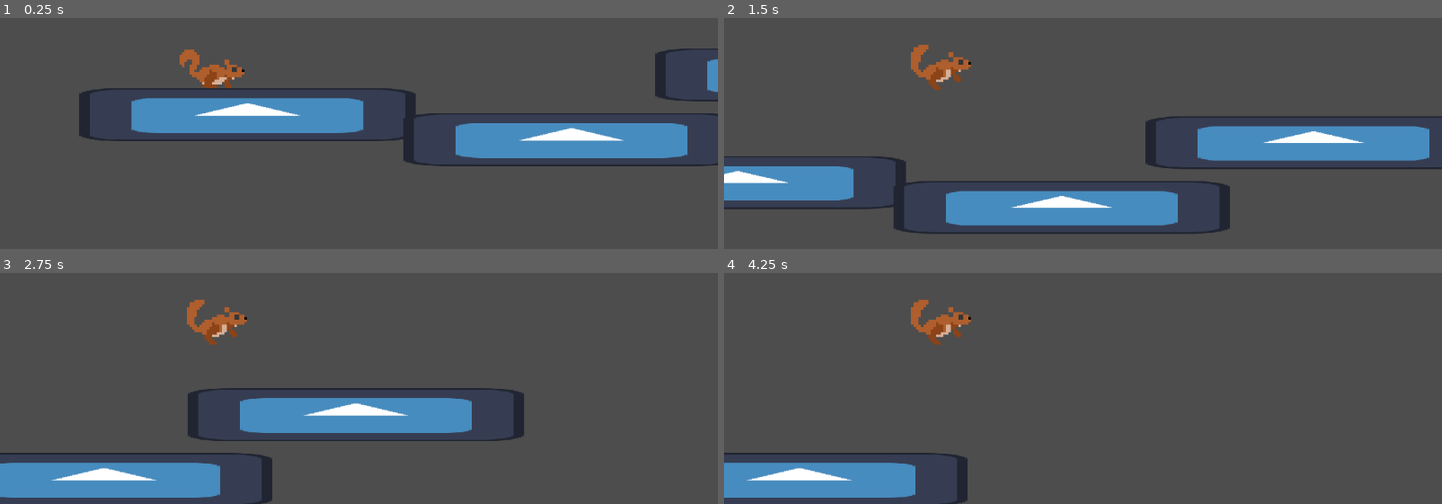
Above: before the commit, frames 1-4 (two rows, left to right).
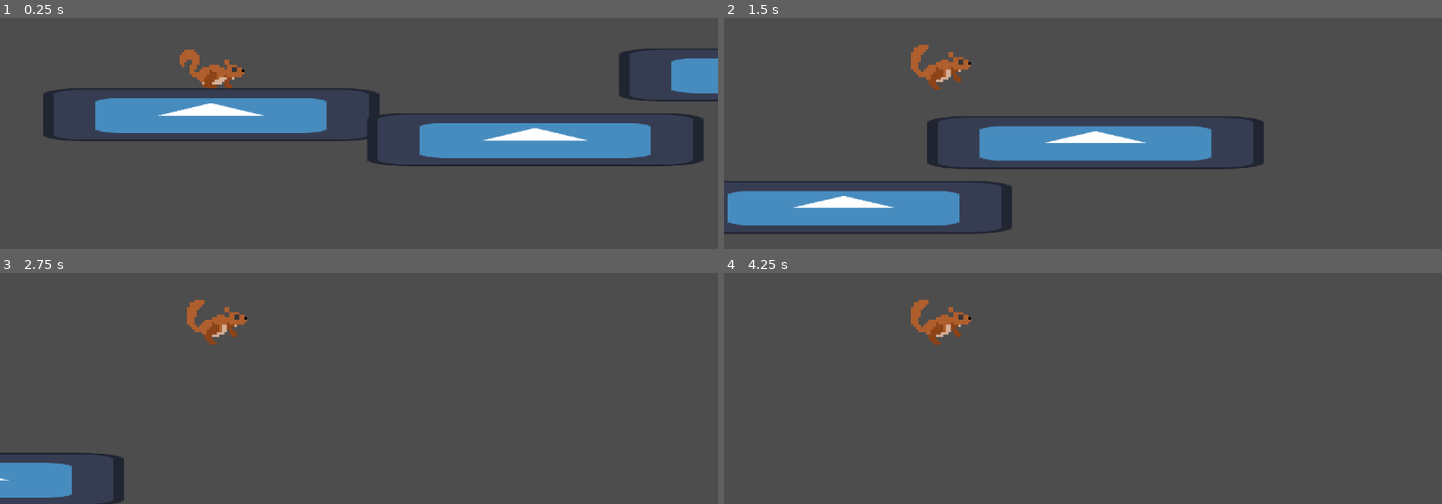
Above: after the commit, the same moments.

Repository: JuJuz1/Glide-the-fire
Game: Godot game, scene res://scenes/World.tscn
Same seed, same stepped clock (60 frames per second), same inputs: the game is played once before the commit and once after it. The engine's default icon, where the game draws it, is replaced by a stand-in: a white triangle on a blue panel in a dark square.
Inputs:
- Up to frame 1 (0.25 s): no input
- Up to frame 2 (1.5 s): hold Space (interact) 0.53-1.28 s; tap Space (interact) at 1.35 s
- Up to frame 3 (2.75 s): hold Space (interact) from 2.03 s (still down)
- Up to frame 4 (4.25 s): release Space (interact) at 2.78 s; tap Space (interact) at 2.85 s; hold Space (interact) from 3.53 s (still down)

The runs differ from the first frame. In frame 1, 8.0% of the frame differs, in the area x 6-100%, y 13-65%; in frame 2, 23%, in the area x 0-100%, y 42-94%; in frame 3, 10%; in frame 4, 4.7%.

Commit message:
Cleaning player script

Diff:
--- a/scripts/player.gd
+++ b/scripts/player.gd
@@ -1,7 +1,7 @@
 extends CharacterBody2D
 
 ## Speed
-const SPEED = 75.0
+const SPEED = 8000.0
 ## Jump height and scale for the gravity
 const JUMP_VELOCITY = -300.0
 const GRAVITY_SCALE = 0.8
@@ -39,6 +39,5 @@
 
 	# Constant movement to the right
 	velocity.x = SPEED * delta
-	velocity.x = move_toward(velocity.x, SPEED, SPEED)
 
 	move_and_slide()
